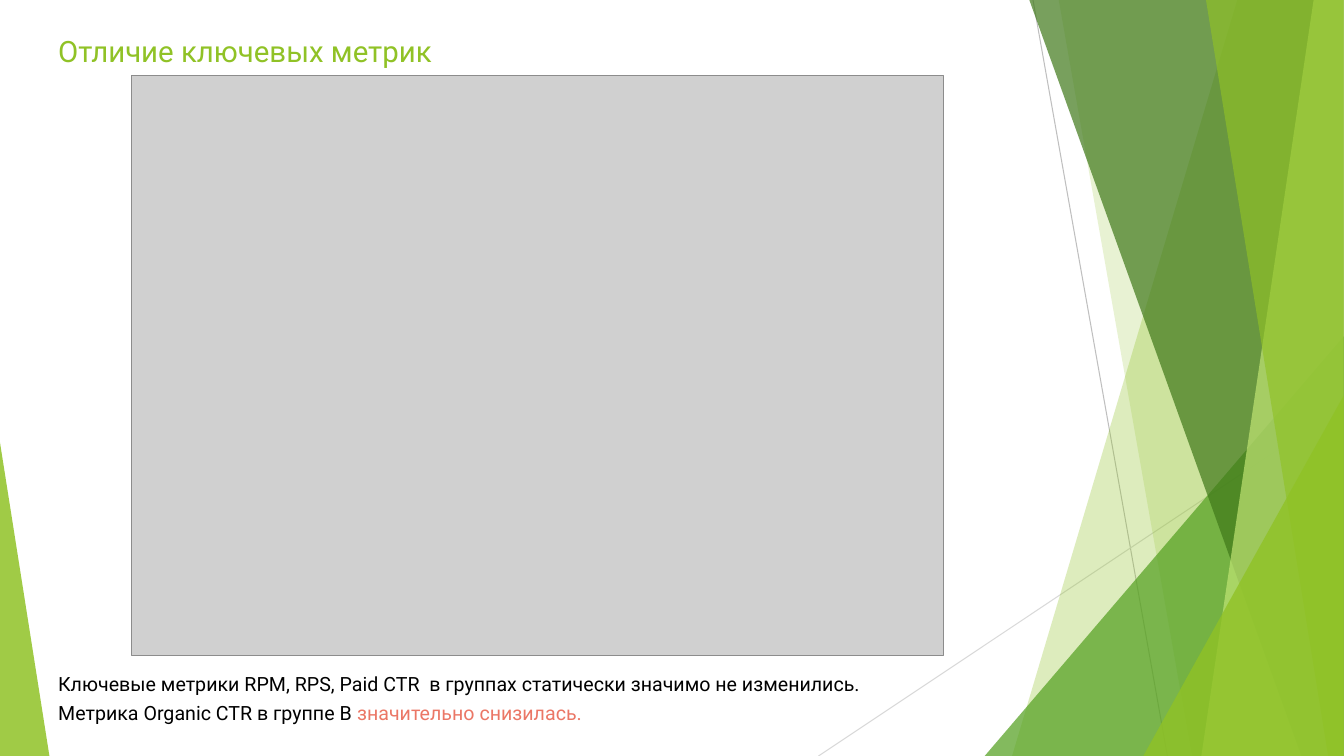
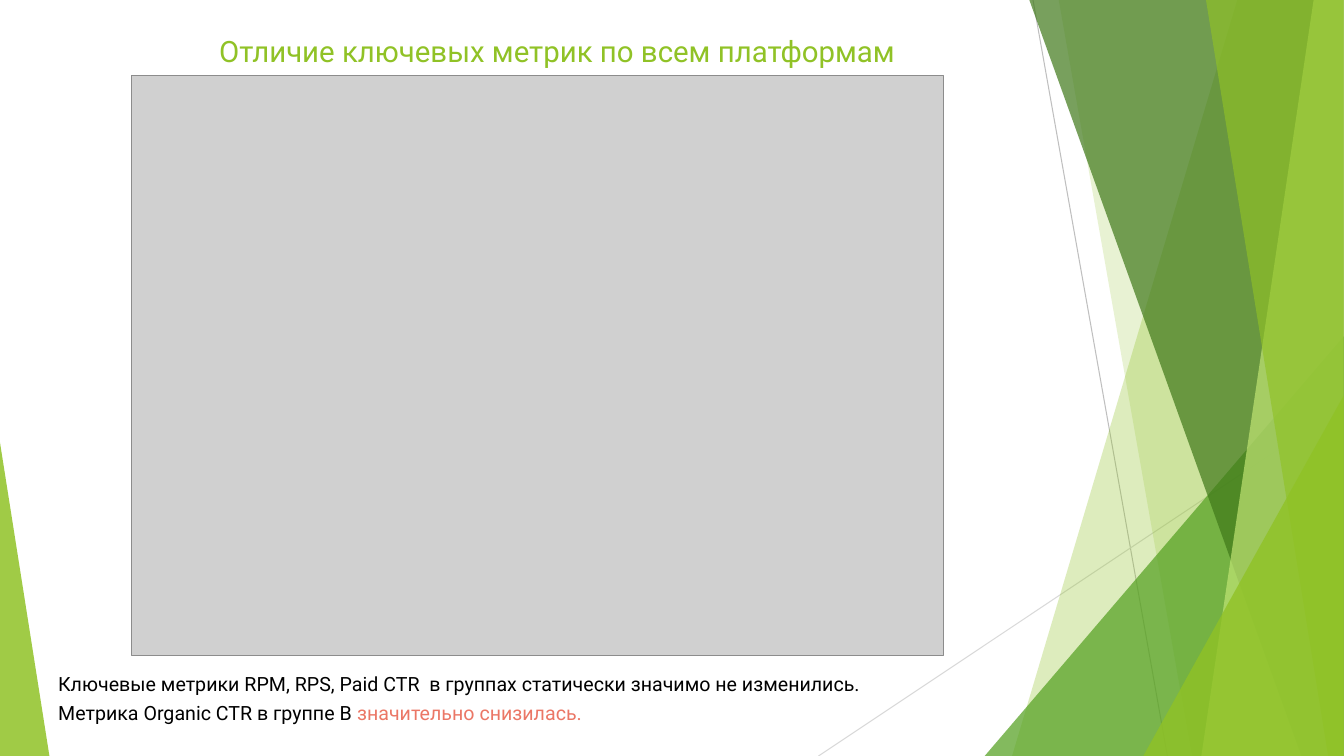
Before and after one commit to julmiha25-sys/MathStatistica, a slide deck: slide 3 of А-В_тест_анализ_Marketpele_Feed/AB-test Marketpele Feed.pptx. Drawn at 1344x756 pixels with LibreOffice and Linux fonts; fonts in the diff are those of the drawing; grey boxes stand for pictures. Boxes give left, top, right and bottom in pixels: in the first picture for what was removed or moved away, otherwise in the second. Text is boxed around its words. In the diff, an @@ line names an element or a change of style, - is before the commit and + after.

```diff
--- a/А-В_тест_анализ_Marketpele_Feed/AB-test Marketpele Feed.pptx
+++ b/А-В_тест_анализ_Marketpele_Feed/AB-test Marketpele Feed.pptx
@@ text at [219,40,895,68]: text changed @@
-Отличие ключевых метрик
+Отличие ключевых метрик по всем платформам
```
Also in this commit, not shown: 3 slides added.
